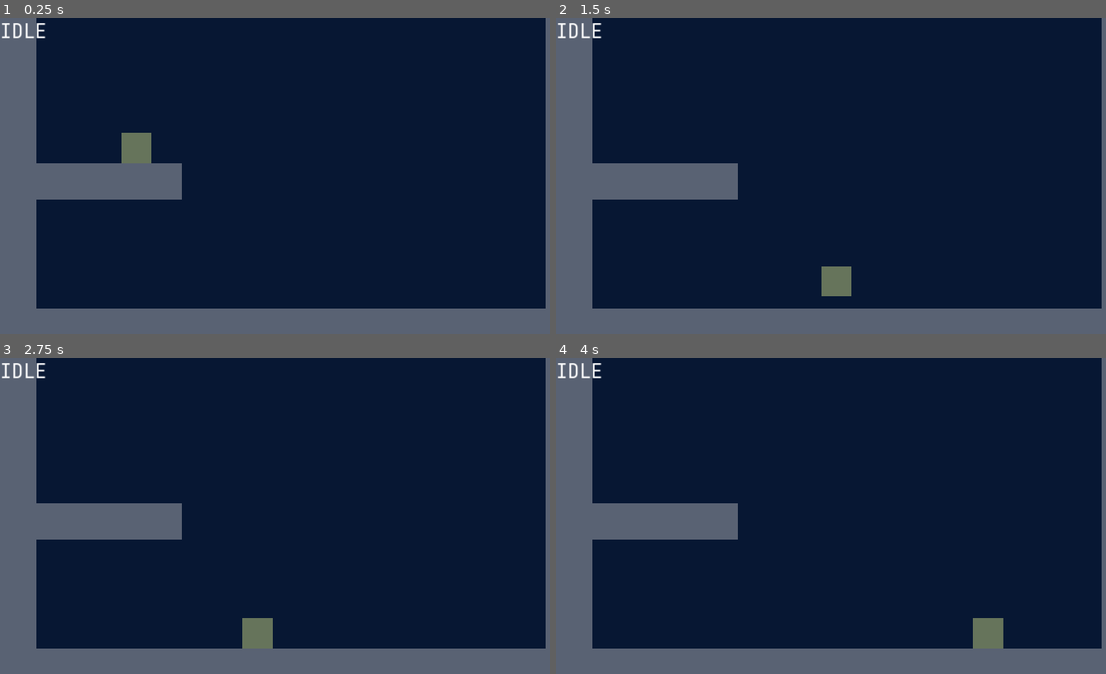
Above: before the commit, frames 1-4 (two rows, left to right).
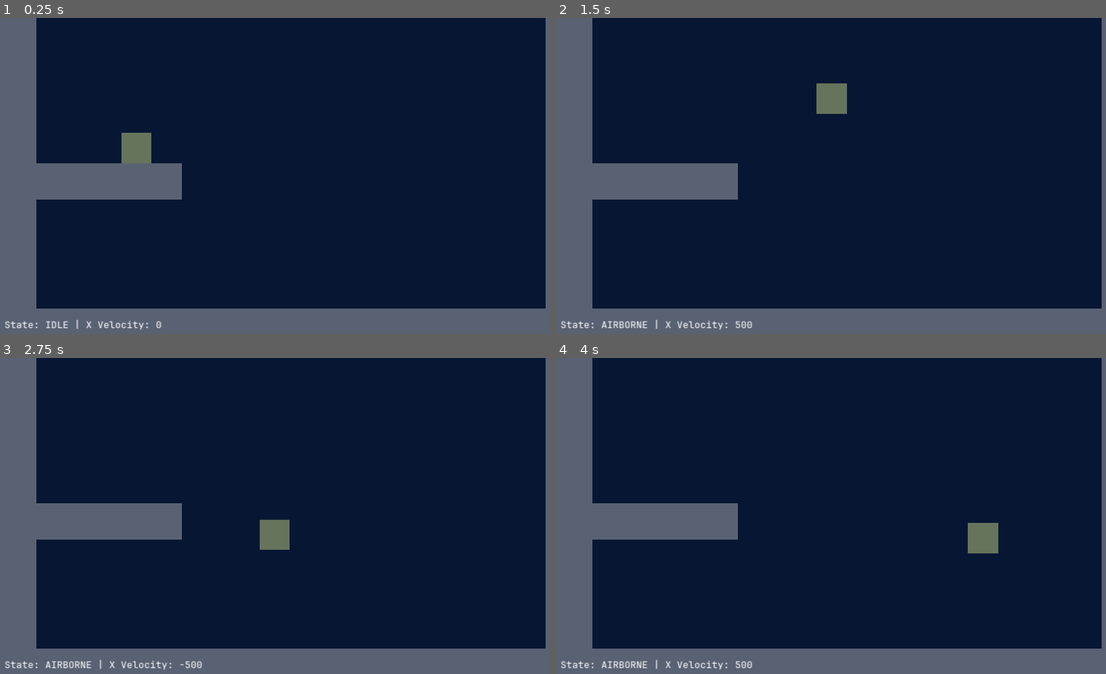
Above: after the commit, the same moments.

Repository: jennaknudsen/movement-sandbox
Game: Godot game, scene res://levels/sandbox.tscn
The game is run twice, just before and just after one commit, with the same random seed, the same clock (stepped at 60 frames per second) and the same inputs.
Inputs:
- Up to frame 1 (0.25 s): no input
- Up to frame 2 (1.5 s): tap Enter at 0.5 s; hold D (move_right) from 0.53 s (still down); tap Space (jump) at 0.6, 0.77, 1.07, 1.35 s
- Up to frame 3 (2.75 s): tap Space (jump) at 1.52, 1.82, 2.1 s; release D (move_right) at 2.03 s; hold A (move_left) from 2.03 s (still down)
- Up to frame 4 (4 s): release A (move_left) at 2.78 s; hold D (move_right) from 2.78 s (still down); tap Space (jump) at 2.85, 3.02, 3.32, 3.6, 3.77 s

The runs differ from the first frame. In frame 1, 0.4% of the frame differs, in the area x 0-30%, y 1-99%; in frame 2, 1.6%; in frame 3, 1.6%; in frame 4, 1.6%, in the area x 0-82%, y 1-99%.

Commit message:
More work

Diff:
--- a/entities/character/player_character.gd
+++ b/entities/character/player_character.gd
@@ -2,13 +2,15 @@
 class_name PlayerCharacter
 
 const RUN_SPEED = 500.0
+# character should get up to speed in 0.1 seconds
+const TIME_TO_REACH_MAX_SPEED = 0.08
 const JUMP_VELOCITY = -1400.0
 const GRAVITY = 3000
 
 var frames_jump_held = 0
 var frames_since_being_on_floor = 0
 
-var jump_action = Action.new(0.25)
+var jump_action = TimedAction.new(0.075)
 
 enum States {
     IDLE,
@@ -27,17 +29,19 @@
     jump_action.connect("startup_time_finished", jump)
 
 func _physics_process(delta):
+    state = determine_state()
+
     # Add the gravity.
-    if is_on_floor():
-        state = States.IDLE
-    else:
+    if not is_on_floor():
         velocity.y += GRAVITY * delta
+    is_on_wall()
 
-    # Handle jump.
+    # Handle all inputs
     if Input.is_action_just_pressed("jump") and _can_floor_jump():
         #emit_signal("is_jumping")
         state = States.JUMPSQUAT
 
+    # perform various actions based on state
     match state:
         States.JUMPSQUAT:
             jump_action.perform(delta)
@@ -47,15 +51,30 @@
 
     # Get the input direction and handle the movement/deceleration.
     var direction = Input.get_axis("move_left", "move_right")
+    var horizontal_acceleration = RUN_SPEED * pow(TIME_TO_REACH_MAX_SPEED, -1)
     if direction:
-        velocity.x = direction * RUN_SPEED
+        velocity.x = move_toward(velocity.x, RUN_SPEED * direction, horizontal_acceleration * delta)
     else:
-        velocity.x = move_toward(velocity.x, 0, RUN_SPEED)
+        velocity.x = move_toward(velocity.x, 0, horizontal_acceleration * delta)
 
     move_and_slide()
+
+
+func determine_state() -> States:
+    # some states should "override" the state determining algorithm
+    if state in [States.JUMPSQUAT]:
+        return state
+    elif is_on_floor():
+        if velocity.x == 0:
+            return States.IDLE
+        else:
+            return States.WALKING
+    else:
+        return States.AIRBORNE
 
 func _can_floor_jump():
     return state != States.JUMPSQUAT and is_on_floor()
 
 func jump():
     velocity.y = JUMP_VELOCITY
+    state = States.AIRBORNE
--- a/globals/action.gd
+++ b/globals/action.gd
@@ -1,4 +1,4 @@
-class_name Action
+class_name TimedAction
 ## A generic action that is performed after a specific duration.
 signal startup_time_finished
 
@@ -10,9 +10,13 @@
 
 var _elapsed: float = 0.0
 
+var active: bool = false
+
 func perform(delta) -> void:
     _elapsed += delta
+    active = true
     if _elapsed >= _duration:
         # reset elapsed to 0 for next time this action is performed
         _elapsed = 0.0
+        active = false
         emit_signal("startup_time_finished")
--- a/globals/game_state_label.gd
+++ b/globals/game_state_label.gd
@@ -3,4 +3,6 @@
 
 func _process(_delta):
     if player_character is PlayerCharacter:
-        text = player_character.States.find_key(player_character.state)
+        var state_str = player_character.States.find_key(player_character.state)
+        var velocity_x = str(player_character.velocity.x)
+        text = "State: " + state_str + " | X Velocity: " + velocity_x
--- a/globals/game_state_label.tscn
+++ b/globals/game_state_label.tscn
@@ -7,6 +7,6 @@
 offset_right = 40.0
 offset_bottom = 23.0
 theme_override_fonts/font = ExtResource("1_e8tjc")
-theme_override_font_sizes/font_size = 64
+theme_override_font_sizes/font_size = 32
 text = "GAME_STATE"
 script = ExtResource("1_3o11j")
--- a/levels/sandbox.tscn
+++ b/levels/sandbox.tscn
@@ -11,8 +11,15 @@
 
 [node name="Label" parent="." node_paths=PackedStringArray("player_character") instance=ExtResource("1_cv5o8")]
 z_index = 3
-offset_right = 225.0
-offset_bottom = 75.0
+anchors_preset = 2
+anchor_top = 1.0
+anchor_bottom = 1.0
+offset_left = 15.0
+offset_top = 990.0
+offset_right = 395.0
+offset_bottom = 1076.0
+grow_vertical = 0
+size_flags_horizontal = 4
 player_character = NodePath("../PlayerCharacter")
 
 [node name="Template" type="Sprite2D" parent="."]
